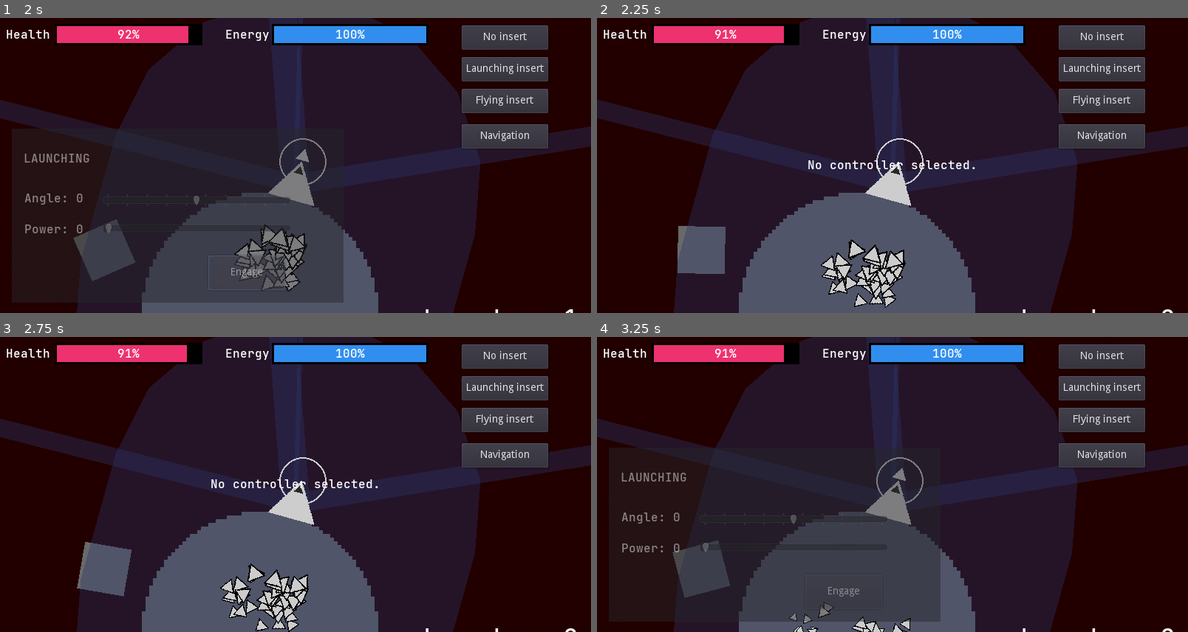
Above: before the commit, frames 1-4 (two rows, left to right).
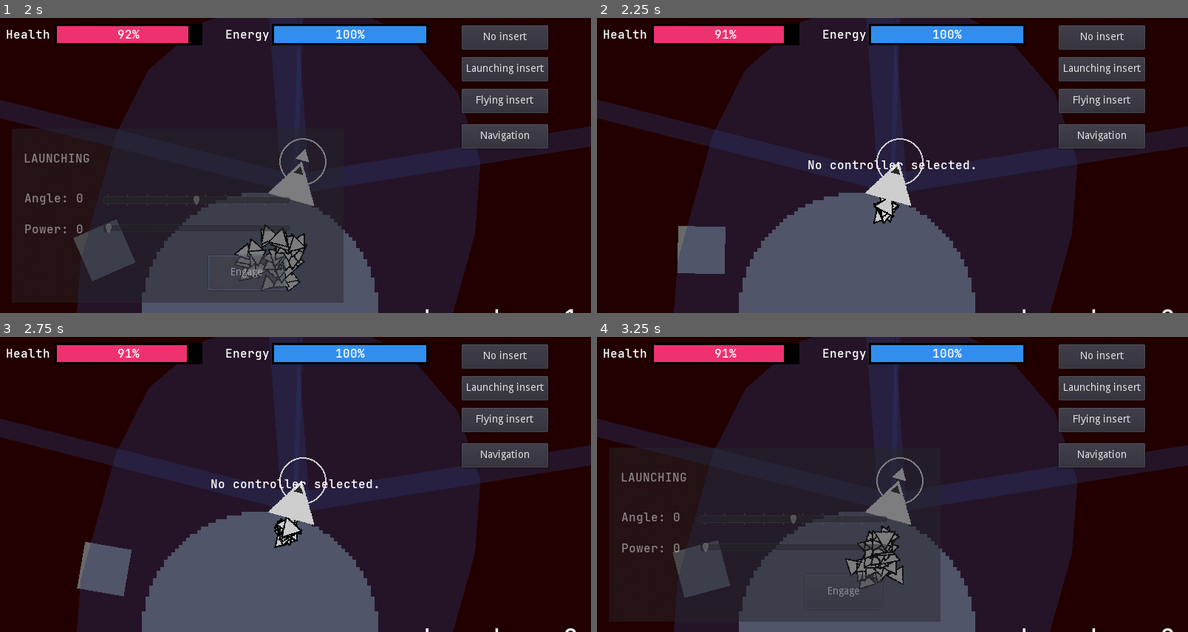
Above: after the commit, the same moments.

Repository: enricllagostera/de-volta
Game: Godot game, scene res://levels/InBetweenLevels.tscn
Same seed, same stepped clock (60 frames per second), same inputs: the game is played once before the commit and once after it.
Inputs:
- Up to frame 1 (2 s): click "Continue" at 0.5 s; click "Engage" at 1.25 s
- Up to frame 2 (2.25 s): tap Enter (ui_accept) at 2 s; hold Right (ui_right) from 2.03 s (still down); tap 1 (empty_controller) at 2.1 s
- Up to frame 3 (2.75 s): keep holding Right (ui_right); tap Enter (ui_accept) at 2.27 s
- Up to frame 4 (3.25 s): release Right (ui_right) at 2.78 s; hold Down (ui_down) from 2.78 s (still down); tap 2 (launching_controller) at 2.85 s; tap Enter (ui_accept) at 3.02 s

Frame 1 is identical in both runs. In frame 2, 2.0% of the frame differs, in the area x 37-53%, y 60-99%; in frame 3, 2.0%, in the area x 37-53%, y 61-100%; in frame 4, 1.7%.

Commit message:
feat: Adds boost when flying
Implements movement, visual feedback and energy costs for boost mechanic when using the flying controller.

Closes #8

Diff:
--- a/levels/Level2.tscn
+++ b/levels/Level2.tscn
@@ -53,10 +53,10 @@
 radius = 18.1108
 
 [node name="Level" type="Node2D"]
-position = Vector2( 210, 144 )
 script = ExtResource( 9 )
 area_bounds = Rect2( 0, 0, 2800, 2800 )
 map_camera_smooth = 4.0
+map_index = 1
 
 [node name="HUD" type="CanvasLayer" parent="."]
 
@@ -136,7 +136,7 @@
 }
 
 [node name="Backdrop" type="Polygon2D" parent="."]
-self_modulate = Color( 0.313726, 1, 0, 1 )
+self_modulate = Color( 0.160784, 0.741176, 0.0941176, 1 )
 position = Vector2( 2194, 1491 )
 color = Color( 0.133333, 0.133333, 0.133333, 1 )
 texture = ExtResource( 18 )
@@ -144,12 +144,14 @@
 texture_rotation_degrees = 71.6
 polygon = PoolVector2Array( -2370.5, -1603, -2383.5, 1566, 2439.5, 1586, 2379.5, -1636 )
 script = ExtResource( 17 )
+__meta__ = {
+"_edit_lock_": true
+}
 offset_per_second = Vector2( 3, 1 )
 
 [node name="Scenario" type="Node2D" parent="."]
 __meta__ = {
-"_edit_group_": true,
-"_edit_lock_": true
+"_edit_group_": true
 }
 
 [node name="Terrain" parent="Scenario" instance=ExtResource( 10 )]
@@ -306,11 +308,11 @@
 
 [node name="LaunchPoint" parent="Scenario" instance=ExtResource( 20 )]
 self_modulate = Color( 0.803922, 0.803922, 0.803922, 1 )
-position = Vector2( 1366, 1792 )
+position = Vector2( 1424, 1800 )
 
 [node name="LaunchPoint2" parent="Scenario" instance=ExtResource( 20 )]
 self_modulate = Color( 0.803922, 0.803922, 0.803922, 1 )
-position = Vector2( 1507, 1842 )
+position = Vector2( 1298, 1370 )
 
 [node name="LaunchPoint3" parent="Scenario" instance=ExtResource( 20 )]
 self_modulate = Color( 0.803922, 0.803922, 0.803922, 1 )
--- a/levels/Level3.tscn
+++ b/levels/Level3.tscn
@@ -56,6 +56,7 @@
 script = ExtResource( 9 )
 area_bounds = Rect2( 0, 0, 2800, 2800 )
 map_camera_smooth = 4.0
+map_index = 1
 
 [node name="HUD" type="CanvasLayer" parent="."]
 
@@ -135,7 +136,7 @@
 }
 
 [node name="Backdrop" type="Polygon2D" parent="."]
-self_modulate = Color( 0.360784, 0, 1, 1 )
+self_modulate = Color( 0.0941176, 0.227451, 0.741176, 1 )
 position = Vector2( 2194, 1491 )
 color = Color( 0.133333, 0.133333, 0.133333, 1 )
 texture = ExtResource( 18 )
@@ -143,12 +144,14 @@
 texture_rotation_degrees = 71.6
 polygon = PoolVector2Array( -2370.5, -1603, -2383.5, 1566, 2439.5, 1586, 2379.5, -1636 )
 script = ExtResource( 17 )
+__meta__ = {
+"_edit_lock_": true
+}
 offset_per_second = Vector2( 3, 1 )
 
 [node name="Scenario" type="Node2D" parent="."]
 __meta__ = {
-"_edit_group_": true,
-"_edit_lock_": true
+"_edit_group_": true
 }
 
 [node name="Terrain" parent="Scenario" instance=ExtResource( 10 )]
@@ -305,11 +308,11 @@
 
 [node name="LaunchPoint" parent="Scenario" instance=ExtResource( 20 )]
 self_modulate = Color( 0.803922, 0.803922, 0.803922, 1 )
-position = Vector2( 1366, 1798 )
+position = Vector2( 1424, 1800 )
 
 [node name="LaunchPoint2" parent="Scenario" instance=ExtResource( 20 )]
 self_modulate = Color( 0.803922, 0.803922, 0.803922, 1 )
-position = Vector2( 1507, 1830 )
+position = Vector2( 1298, 1370 )
 
 [node name="LaunchPoint3" parent="Scenario" instance=ExtResource( 20 )]
 self_modulate = Color( 0.803922, 0.803922, 0.803922, 1 )
--- a/levels/PlaybackSystem.gd
+++ b/levels/PlaybackSystem.gd
@@ -8,25 +8,26 @@
 onready var player = get_node(player_node)
 onready var play_count = Main.play_count;
 
-var current_index
+var current_launchpad_index
 var level_name = "level_one"
 
 
-func _ready():
+func prepare_player_and_ships(map_index):
 	level_name = Main.get_current_level_name()
-#	Calculate current launch point current_index based on number of plays
-	var local_count = Main.get_current_level_count()
-	current_index = local_count % launchpad_count
+#	Calculate current launch point current_launchpad_index based on number of plays
+	var local_count = Main.levels[map_index].level_plays
+	current_launchpad_index = local_count % launchpad_count
 #	Instantiate recorded ghost ships on remaining launch points
 	for ghost_index in launchpad_count:
 #		Only load history if there is a playthrough for this launchpad
 #		AND it isn't the current launchpad
-		if play_count >= ghost_index and ghost_index != current_index:
+		if play_count >= ghost_index and ghost_index != current_launchpad_index:
 			add_ghost(ghost_index)
 #	Move Starship to its starting location
-	var current_launchpad = get_node(launch_points[current_index]).position;
+	var current_launchpad = get_node(launch_points[current_launchpad_index]).position;
 	player.position = current_launchpad
 	$Recorder.launchpad_index = current_launchpad
+
 
 
 func add_ghost(index):
@@ -65,4 +66,4 @@
 
 func _on_Starship_goal_reached(launch_count, energy):
 	$Recorder.prepare_for_saving()
-	save_level_history($Recorder.history, current_index)
+	save_level_history($Recorder.history, current_launchpad_index)
--- a/scripts/Main.gd
+++ b/scripts/Main.gd
@@ -4,9 +4,9 @@
 var current_level = 0
 
 var levels = [
-	{"name": "Level1", "level_count": 0, "launchpad_count": 5},
-	{"name": "Level2", "level_count": 0, "launchpad_count": 5},
-	{"name": "Level3", "level_count": 0, "launchpad_count": 5}
+	{"name": "Level1", "level_plays": 0, "launchpad_count": 5},
+	{"name": "Level2", "level_plays": 0, "launchpad_count": 5},
+	{"name": "Level3", "level_plays": 0, "launchpad_count": 5}
 ]
 
 
@@ -23,7 +23,7 @@
 
 
 func advance_level():
-	levels[current_level].level_count += 1
+	levels[current_level].level_plays += 1
 	play_count += 1
 	current_level = play_count % 3
 
@@ -36,8 +36,8 @@
 	get_tree().get_root().add_child(new_level)
 
 
-func get_current_level_count():
-	return levels[current_level].level_count;
+func get_current_level_plays():
+	return levels[current_level].level_plays;
 
 
 func get_current_level_name():
--- a/scripts/Map.gd
+++ b/scripts/Map.gd
@@ -3,9 +3,12 @@
 export var area_bounds: Rect2
 export var map_camera_smooth: float = 2.0
 var map_camera_target: Vector2
+export var map_index = 0
 
 
 func _ready():
+	Main.current_level = map_index
+	$PlaybackSystem.prepare_player_and_ships(map_index)
 	get_tree().call_group("gravity_attractor", "add_body", $Player/Starship)
 	$Player/Starship.connect("goal_reached", self, "_on_Starship_goal_reached")
 	$Player/Starship.connect("died", self, "reset")
--- a/scripts/Player.gd
+++ b/scripts/Player.gd
@@ -14,6 +14,7 @@
 	activate_launching_controller()
 	$Controllers/Navigating/NavHSlider.value = 50
 	$Controllers/Navigating/NavVSlider.value = 50
+	$Controllers/Flying/BoostButton.connect("pressed", self, "_on_boost_click")
 	$JSBridge.js_call("testFunction")
 
 
@@ -83,6 +84,10 @@
 	$Starship.launch_angle = clamp(new_value, ANGLE_MIN, ANGLE_MAX)
 	$Controllers/Launching/AngleHSlider.value = $Starship.launch_angle
 	$Controllers/Launching/AngleLbl.text = "Angle: %d" % $Starship.launch_angle
+
+
+func _on_boost_click():
+	$Starship.boost()
 
 
 func _on_AngleHSlider_value_changed(value):
--- a/scripts/Starship.gd
+++ b/scripts/Starship.gd
@@ -90,7 +90,7 @@
 	else:
 		velocity = Vector2.ZERO
 	var collision = move_and_collide(velocity * delta)
-	if collision:
+	if collision and velocity.length() > 0.1:
 		# First calculate landing damage, before changing is_grounded
 		var damage = velocity.length() * velocity_damage_rate
 		if is_shielded:
@@ -121,6 +121,8 @@
 	is_grounded = false
 	_change_energy(energy + -launch_power * energy_per_launch_power_rate)
 	launch_count += 1
+	$Visual/Particles2D.lifetime = 2
+	$Visual/Particles2D.restart()
 	$Visual/Particles2D.emitting = true
 	emit_signal("launched", launch_count)
 
@@ -149,6 +151,15 @@
 
 func can_boost():
 	return (not is_grounded) and (energy >= energy_per_boost)
+
+
+func boost():
+	if energy >= energy_per_boost:
+		velocity = velocity * 1.5
+		_change_energy(energy - energy_per_boost)
+		$Visual/Particles2D.lifetime = 0.5
+		$Visual/Particles2D.restart()
+		$Visual/Particles2D.emitting = true
 
 
 func can_shield(delta):
